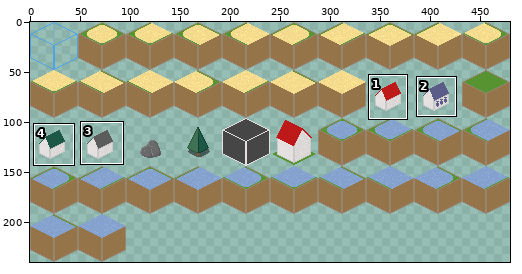
Sprite sheet: assets/sprites/full_48x48.png. The first picture is a wide view before the edit; the outline marks the close-up.
Close-up. The starting point:
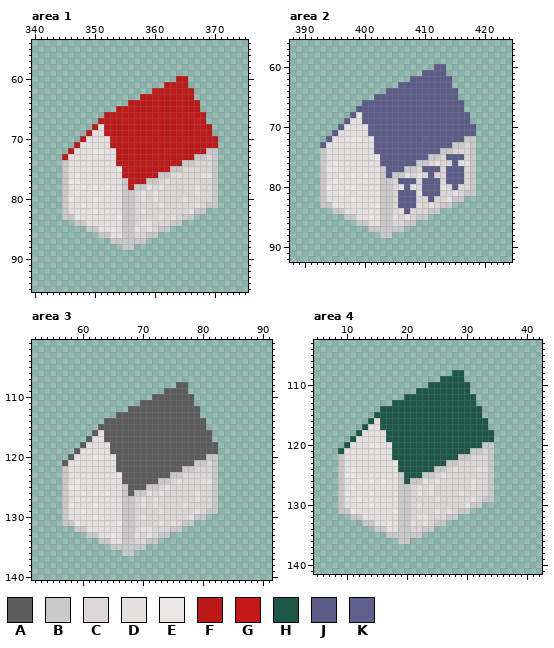
The file is 480x240 pixels. Colours within 5 levels of each other are drawn and written as one. Shown: area 1: x 340..375, y 54..95; area 2: x 388..424, y 56..92; area 3: x 52..91, y 101..140; area 4: x 5..42, y 103..141. The commit also changed other parts of the picture, which this record leaves out.
Palette (. is transparent): A #5c5c5c  B #c9c9c9  C #dcd7d7  D #e5e0e0  E #ebe6e6  F #be1919  G #c41a1a  H #1d5846  J #5c5c89  K #60608f
Pixels before, area 1, first column x 345:
60 ...................FF.....
61 .................FFFF.....
62 ...............GFFFFFF....
63 .............FFFFFFFFF....
64 ...........FFFFFFFFFFFF...
65 .........FFFFFFFFFFFFFF...
66 .......FFFFFFFFFFFFFFGFF..
67 ......FFFFGFFFFFFFFFFFGF..
68 .....FDFFFFFFFFFFFFFFFGFF.
69 ....FDDFFFFFFFFFFFFFFFFFF.
70 ...FDDDDGFFFFFFFFFFFFFFFFF
71 ..FDDDDDFFFFFFFFFFFFFFFFFF
72 .FDDDEEDDFFFFFFFFGFFFFFFBB
73 FDDDDDDDDFFFFFFFFFFFFFBBCB
74 BDDDDDDDDFFFFFFFFFFFBBCCCB
75 BDDDDDDDDEFGFFFFFFBBCCCCCB
76 BDEDDDDDDDFFFFFFBBCDCCCDDB
77 BEEDDDDDDDBFFFBBCDCCCCCCCB
78 BDDEDEDEDDBFBBDCDCCCCCDCCB
79 BDEDDDDDDDBBCDCDCCCCCCDCCB
80 BEDDDEDDDDBBCDCDCCCCDCCCCB
81 BDDEDDDDDDBBCCCCDCCCCCDCBB
82 BDDDDEDDDDBBCDCCCCCCCDBB..
83 BBEDDDDDDEBBCCCCDCDCBB....
84 ..BBDDDDDDBBCDDCCCBB......
85 ....BBDDEDBBDCDCBB........
86 ......BBDDBBCCBB..........
87 ........BBBBBB............
88 ..........BB..............
Pixels before, area 2, first column x 393:
60 ...................JJ.....
61 .................JJJJ.....
62 ...............JJJJJJJ....
63 .............JJJJJJJJJ....
64 ...........JJJJJJJJJJJJ...
65 .........JJJJJJJJJJJJJJ...
66 .......JJJJJJJJJJJJJJJJJ..
67 ......JJJJJJJJJJJJJJJJJJ..
68 .....JDJJJJJJJJJJJJJJJJJJ.
69 ....JDDJJJJJJJJJJJJJJJJJJ.
70 ...JDDDDKJJJJJJJJJJJJJJJJJ
71 ..JDDDDDJJJJJJJJJJJJJJJJJJ
72 .JDDDEEDDJJJJJJJJKJJJJJJBB
73 JDDDDDDDDJJJJJJJJJJJJJBBCB
74 BDDDDDDDDJJJJJJJJJJJBBCCCB
75 BDDDDDDDDEJJJJJJJJBBCJJJCB
76 BDEDDDDDDDJJJJJJBBCDCCJDDB
77 BEEDDDDDDDBJJJBBCJJJCJJJCB
78 BDDEDEDEDDBJBBDCDCJCCJJJCB
79 BDEDDDDDDDBBCJJJCJJJCJJJCB
80 BEDDDEDDDDBBCDJDCJJJDCJCCB
81 BDDEDDDDDDBBCJJJDJJJCCDCBB
82 BDDDDEDDDDBBCJJJCCJCCDBB..
83 BBEDDDDDDEBBCJJJDCDCBB....
84 ..BBDDDDDDBBCDJCCCBB......
85 ....BBDDEDBBDCDCBB........
86 ......BBDDBBCCBB..........
87 ........BBBBBB............
88 ..........BB..............
Pixels before, area 3, first column x 57:
108 ...................AA.....
109 .................AAAA.....
110 ...............AAAAAAA....
111 .............AAAAAAAAA....
112 ...........AAAAAAAAAAAA...
113 .........AAAAAAAAAAAAAA...
114 .......AAAAAAAAAAAAAAAAA..
115 ......AAAAAAAAAAAAAAAAAA..
116 .....ADAAAAAAAAAAAAAAAAAA.
117 ....ADDAAAAAAAAAAAAAAAAAA.
118 ...ADDDDAAAAAAAAAAAAAAAAAA
119 ..ADDDDDAAAAAAAAAAAAAAAAAA
120 .ADDDEEDDAAAAAAAAAAAAAAABB
121 ADDDDDDDDAAAAAAAAAAAAABBCB
122 BDDDDDDDDAAAAAAAAAAABBCCCB
123 BDDDDDDDDEAAAAAAAABBCCCCCB
124 BDEDDDDDDDAAAAAABBCDCCCDDB
125 BEEDDDDDDDBAAABBCDCCCCCCCB
126 BDDEDEDEDDBABBDCDCCCCCDCCB
127 BDEDDDDDDDBBCDCDCCCCCCDCCB
128 BEDDDEDDDDBBCDCDCCCCDCCCCB
129 BDDEDDDDDDBBCCCCDCCCCCDCBB
130 BDDDDEDDDDBBCDCCCCCCCDBB..
131 BBEDDDDDDEBBCCCCDCDCBB....
132 ..BBDDDDDDBBCDDCCCBB......
133 ....BBDDEDBBDCDCBB........
134 ......BBDDBBCCBB..........
135 ........BBBBBB............
136 ..........BB..............
Pixels before, area 4, first column x 9:
108 ...................HH.....
109 .................HHHH.....
110 ...............HHHHHHH....
111 .............HHHHHHHHH....
112 ...........HHHHHHHHHHHH...
113 .........HHHHHHHHHHHHHH...
114 .......HHHHHHHHHHHHHHHHH..
115 ......HHHHHHHHHHHHHHHHHH..
116 .....HDHHHHHHHHHHHHHHHHHH.
117 ....HDDHHHHHHHHHHHHHHHHHH.
118 ...HDDDDHHHHHHHHHHHHHHHHHH
119 ..HDDDDDHHHHHHHHHHHHHHHHHH
120 .HDDDEEDDHHHHHHHHHHHHHHHBB
121 HDDDDDDDDHHHHHHHHHHHHHBBCB
122 BDDDDDDDDHHHHHHHHHHHBBCCCB
123 BDDDDDDDDEHHHHHHHHBBCCCCCB
124 BDEDDDDDDDHHHHHHBBCDCCCDDB
125 BEEDDDDDDDBHHHBBCDCCCCCCCB
126 BDDEDEDEDDBHBBDCDCCCCCDCCB
127 BDEDDDDDDDBBCDCDCCCCCCDCCB
128 BEDDDEDDDDBBCDCDCCCCDCCCCB
129 BDDEDDDDDDBBCCCCDCCCCCDCBB
130 BDDDDEDDDDBBCDCCCCCCCDBB..
131 BBEDDDDDDEBBCCCCDCDCBB....
132 ..BBDDDDDDBBCDDCCCBB......
133 ....BBDDEDBBDCDCBB........
134 ......BBDDBBCCBB..........
135 ........BBBBBB............
136 ..........BB..............
The same view after the edit:
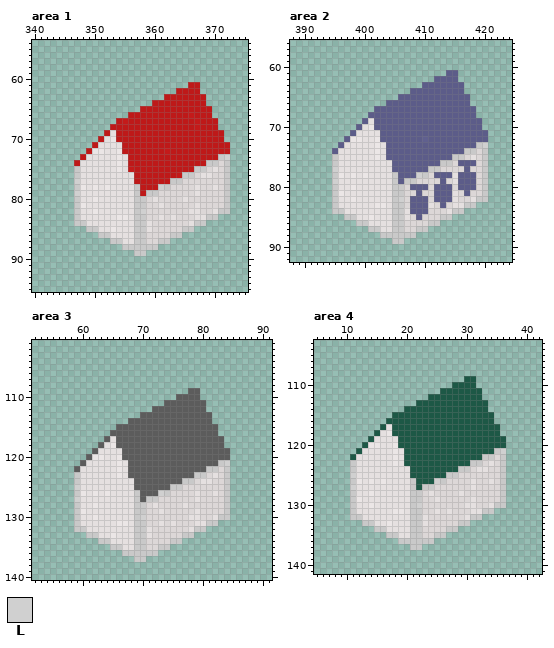
Colours new in this view: L #d0d0d0
From old to new:
Changed rows in their new state; - is an unchanged pixel.
Area 1:
first column x 345:
60 -------------------..-------
61 -----------------....FF-----
62 ---------------....---F-----
63 -------------....-----FF----
64 -----------....--------F----
65 ---------....----------FF---
66 -------....-------------F---
67 ------...---------------FF--
68 -----...-----------------F--
69 ----...-D----------------FF-
70 ---...F-E-----------------F-
71 --...F--DD----------------FF
72 -...F----E--------------FFFF
73 ...F-----ED-----------FFFFBL
74 ..F------ED---------FFFFB-CB
75 ..B-------D-------FFFFBB-DCB
76 ..B-------DD----FFFGBB---CCB
77 ..L-------DD--FFFFBB-----CCB
78 ..B-------DD-FFFLB-------DCB
79 ..L-------DDBFBB---------CCB
80 ..B-------DDBB-----------CCB
81 ..B-------DDBB----------CCCB
82 ..B-------DDBL--------DCCDBB
83 ..B-------EDBB------CCDDBB--
84 ----------DDBB----CCCDBB----
85 ----------DDBB--CCCCBB------
86 ----------DDBBCCCCBB--------
87 ----------DD--CCBB----------
88 ------------BBBB------------
89 ------------BB--------------
Area 2:
first column x 393:
60 -------------------..-------
61 -----------------....JJ-----
62 ---------------....---J-----
63 -------------....-----JJ----
64 -----------....--------J----
65 ---------....----------JJ---
66 -------....-------------J---
67 ------...---------------JJ--
68 -----...-----------------J--
69 ----...-D----------------JJ-
70 ---...J-E-----------------J-
71 --...J--DD----------------JJ
72 -...J----E--------------JJJJ
73 ...J-----ED-----------JJJJBL
74 ..J------ED---------JJJJB-CB
75 ..B-------D-------JJJ-BB-DCB
76 ..B-------DD----JJJJBBCJJJCB
77 ..L-------DD--JJJ-BB-CCCJCCB
78 ..B-------DD-JJJLBCJJ-D-JJCB
79 ..L-------DDB-BB-CCCJCD-JJCB
80 ..B-------DDBBCJJ-C-JJCJJJCB
81 ..B-------DDBBCCJCC-JJ--JCCB
82 ..B-------DDBLC-JJCJJJDCCDBB
83 ..B-------EDBBC-JJ--JCDDBB--
84 ----------DDBBDJJJCCCDBB----
85 ----------DDBB--JCCCBB------
86 ----------DDBBCCCCBB--------
87 ----------DD--CCBB----------
88 ------------BBBB------------
89 ------------BB--------------
Area 3:
first column x 57:
108 -------------------..-------
109 -----------------....AA-----
110 ---------------....---A-----
111 -------------....-----AA----
112 -----------....--------A----
113 ---------....----------AA---
114 -------....-------------A---
115 ------...---------------AA--
116 -----...-----------------A--
117 ----...-D----------------AA-
118 ---...A-E-----------------A-
119 --...A--DD----------------AA
120 -...A----E--------------AAAA
121 ...A-----ED-----------AAAABL
122 ..A------ED---------AAAAB-CB
123 ..B-------D-------AAAABB-DCB
124 ..B-------DD----AAAABB---CCB
125 ..L-------DD--AAAABB-----CCB
126 ..B-------DD-AAALB-------DCB
127 ..L-------DDBABB---------CCB
128 ..B-------DDBB-----------CCB
129 ..B-------DDBB----------CCCB
130 ..B-------DDBL--------DCCDBB
131 ..B-------EDBB------CCDDBB--
132 ----------DDBB----CCCDBB----
133 ----------DDBB--CCCCBB------
134 ----------DDBBCCCCBB--------
135 ----------DD--CCBB----------
136 ------------BBBB------------
137 ------------BB--------------
Area 4:
first column x 9:
108 -------------------..-------
109 -----------------....HH-----
110 ---------------....---H-----
111 -------------....-----HH----
112 -----------....--------H----
113 ---------....----------HH---
114 -------....-------------H---
115 ------...---------------HH--
116 -----...-----------------H--
117 ----...-D----------------HH-
118 ---...H-E-----------------H-
119 --...H--DD----------------HH
120 -...H----E--------------HHHH
121 ...H-----ED-----------HHHHBL
122 ..H------ED---------HHHHB-CB
123 ..B-------D-------HHHHBB-DCB
124 ..B-------DD----HHHHBB---CCB
125 ..L-------DD--HHHHBB-----CCB
126 ..B-------DD-HHHLB-------DCB
127 ..L-------DDBHBB---------CCB
128 ..B-------DDBB-----------CCB
129 ..B-------DDBB----------CCCB
130 ..B-------DDBL--------DCCDBB
131 ..B-------EDBB------CCDDBB--
132 ----------DDBB----CCCDBB----
133 ----------DDBB--CCCCBB------
134 ----------DDBBCCCCBB--------
135 ----------DD--CCBB----------
136 ------------BBBB------------
137 ------------BB--------------
Pixel boxes of the changes (left, top, right, bottom) in both close-ups:
changed: (62, 76, 230, 256)
changed: (320, 64, 488, 244)
changed: (62, 382, 230, 562)
changed: (338, 370, 506, 550)
